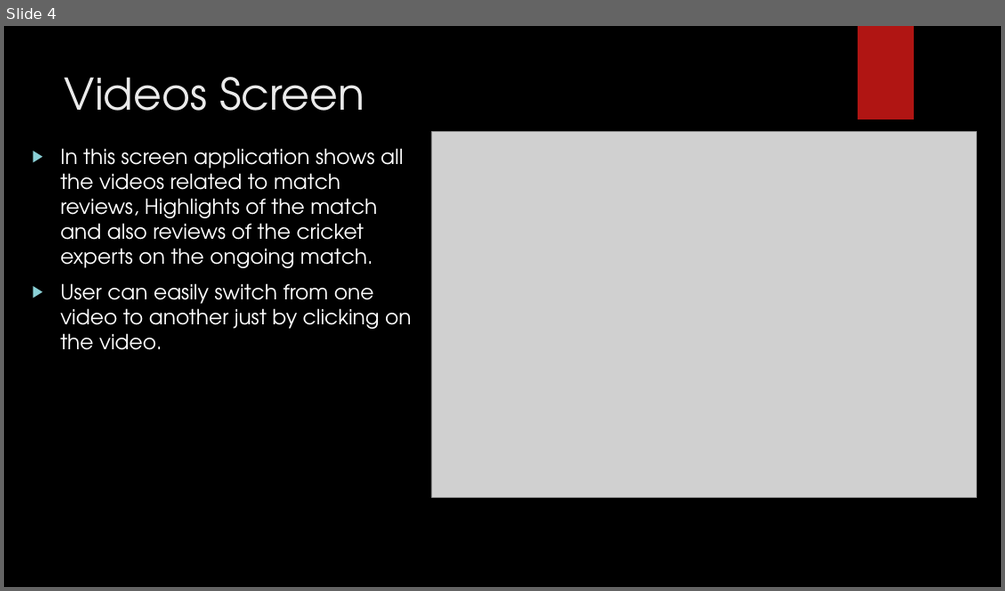
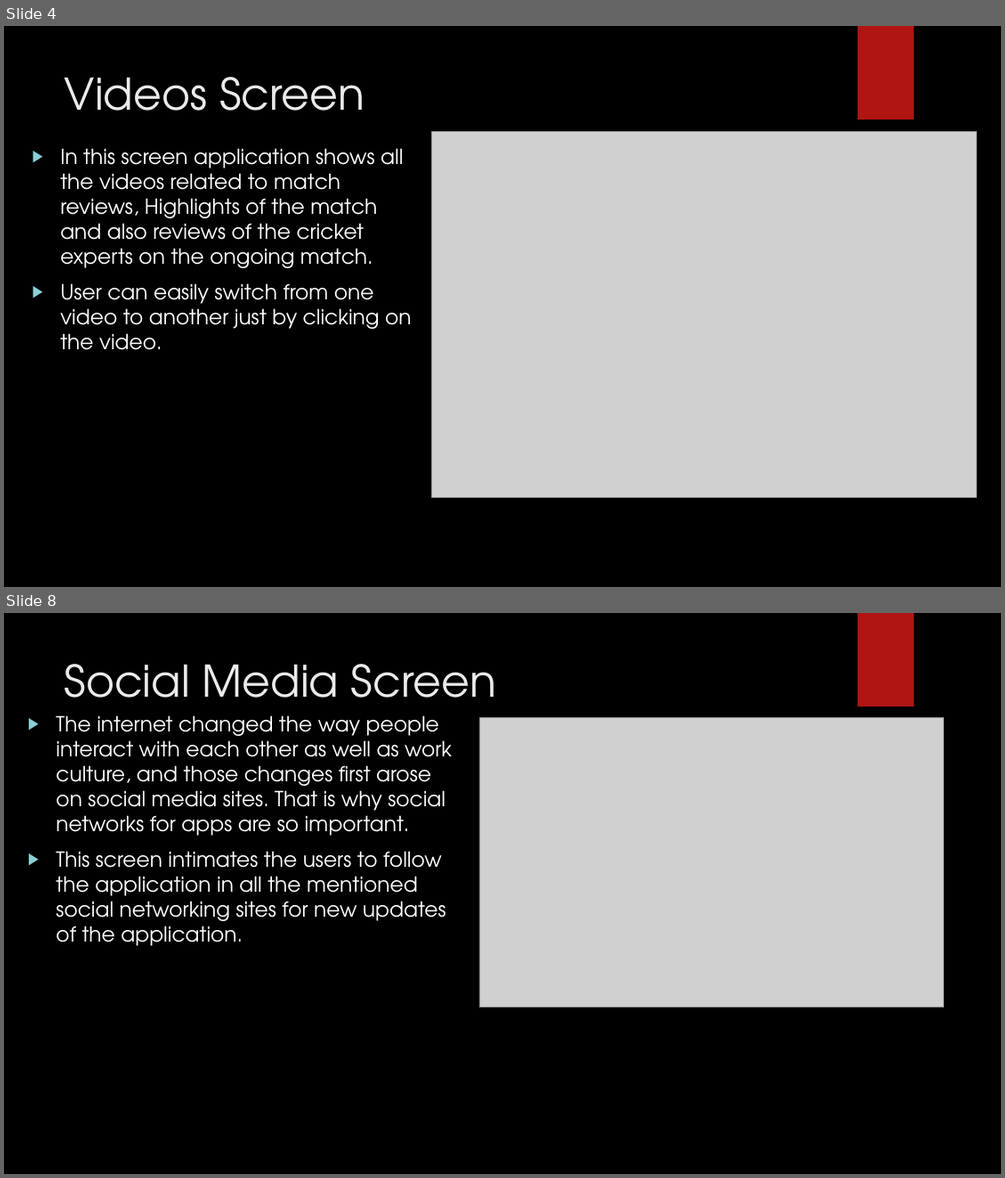
Before and after one commit to harshithreddypeddolla/Assignment-Cricketleague, a slide deck: Cricket League and Teams.pptx. Shown one above the other, each under a label of ours: slide 4 before the commit, slides 4 and 8 after it; the slides between them are not shown. The pictures are 1005x591 and 1005x1178 pixels, drawn with LibreOffice and Linux fonts; fonts in the diff are those of the drawing; grey boxes stand for pictures; background and template pictures are left out. Boxes give left, top, right and bottom in pixels: in the first picture for what was removed or moved away, otherwise in the second. Text is boxed around its words. In the diff, an @@ line names an element or a change of style, - is before the commit and + after.

```diff
--- a/Cricket League and Teams.pptx
+++ b/Cricket League and Teams.pptx
@@ slide 8 added at <box>4,613,1001,1174</box>, background picture (left out); not listed: 1 template element that a slide beside it also shows @@
@@ title added at <box>65,664,496,717</box>, 42 pt, text #EBEBEB @@
+Social Media Screen
@@ text added at <box>56,715,452,946</box>, 20 pt, text #FFFFFF @@
+▶ The internet changed the way people interact with each other as well as work culture, and those changes first arose on social media sites. That is why social networks for apps are so important.
+▶ This screen intimates the users to follow the application in all the mentioned social networking sites for new updates of the application.
@@ picture added at <box>479,718,944,1007</box> @@
```
Also in this commit, not shown: 4 other slides added.
